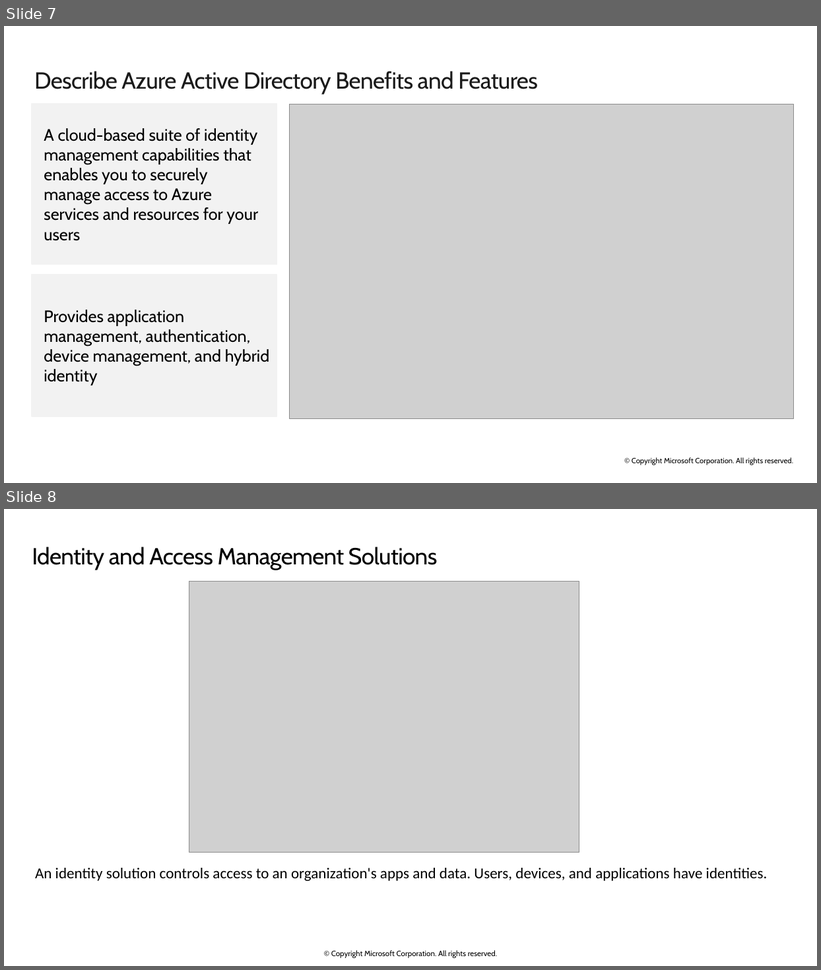
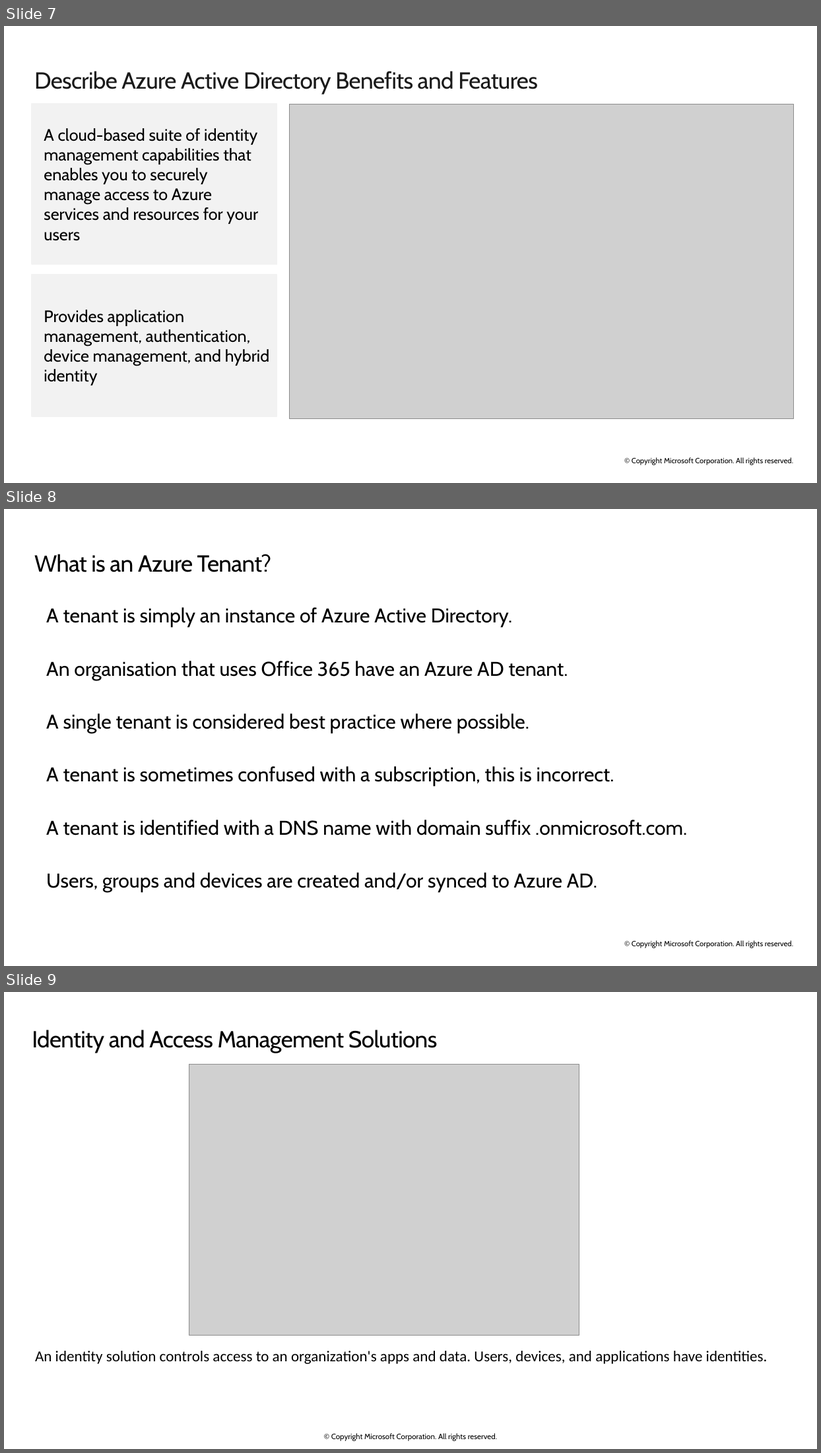
Before and after one commit to ryanpbetts/az-104-material, a slide deck: Slides/AZ-104T00A-ENU-PowerPoint_01 - done.pptx. Shown one above the other, each under a label of ours: slides 7 and 8 before the commit, slides 7, 8 and 9 after it. The pictures are 821x970 and 821x1453 pixels, drawn with LibreOffice and Linux fonts; fonts in the diff are those of the drawing; grey boxes stand for pictures; background and template pictures are left out. Boxes give left, top, right and bottom in pixels: in the first picture for what was removed or moved away, otherwise in the second. Text is boxed around its words. In the diff, an @@ line names an element or a change of style, - is before the commit and + after.

```diff
--- a/Slides/AZ-104T00A-ENU-PowerPoint_01 - done.pptx
+++ b/Slides/AZ-104T00A-ENU-PowerPoint_01 - done.pptx
@@ slide 8 added at (4, 509, 817, 966), background #FFFFFF; not listed: 1 template element that a slide beside it also shows @@
@@ title added at (34, 554, 272, 572), 28 pt, text #000000 @@
+What is an Azure Tenant?
@@ text added at (46, 607, 687, 892), 24 pt, text #000000 @@
+A tenant is simply an instance of Azure Active Directory.
+An organisation that uses Office 365 have an Azure AD tenant.
+A single tenant is considered best practice where possible.
+A tenant is sometimes confused with a subscription, this is incorrect.
+A tenant is identified with a DNS name with domain suffix .onmicrosoft.com.
+Users, groups and devices are created and/or synced to Azure AD.
@@ what was slide 8 is now slide 9 @@
```
Also in this commit, not shown: 1 slide removed, 13 other files.
